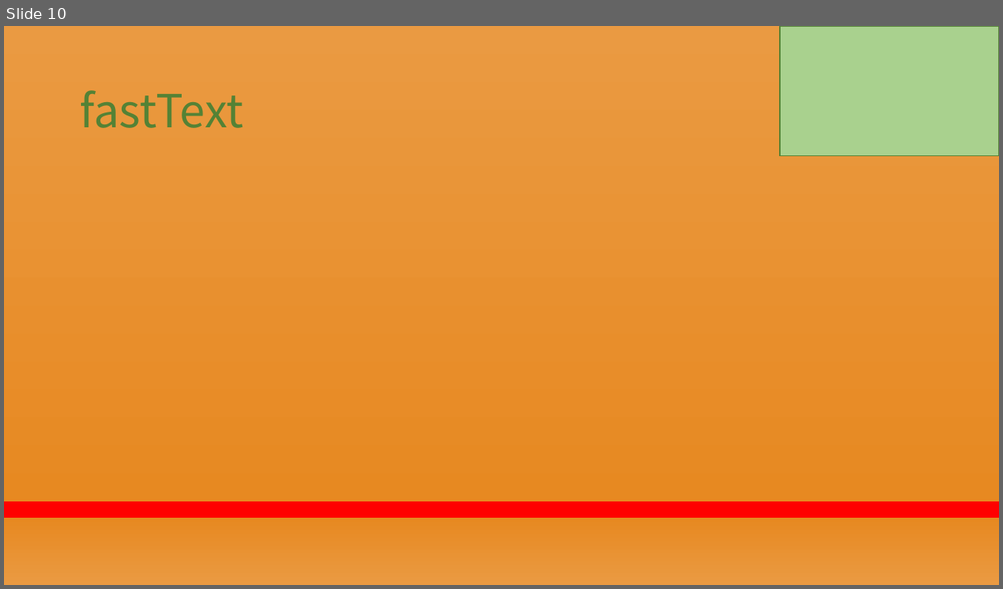
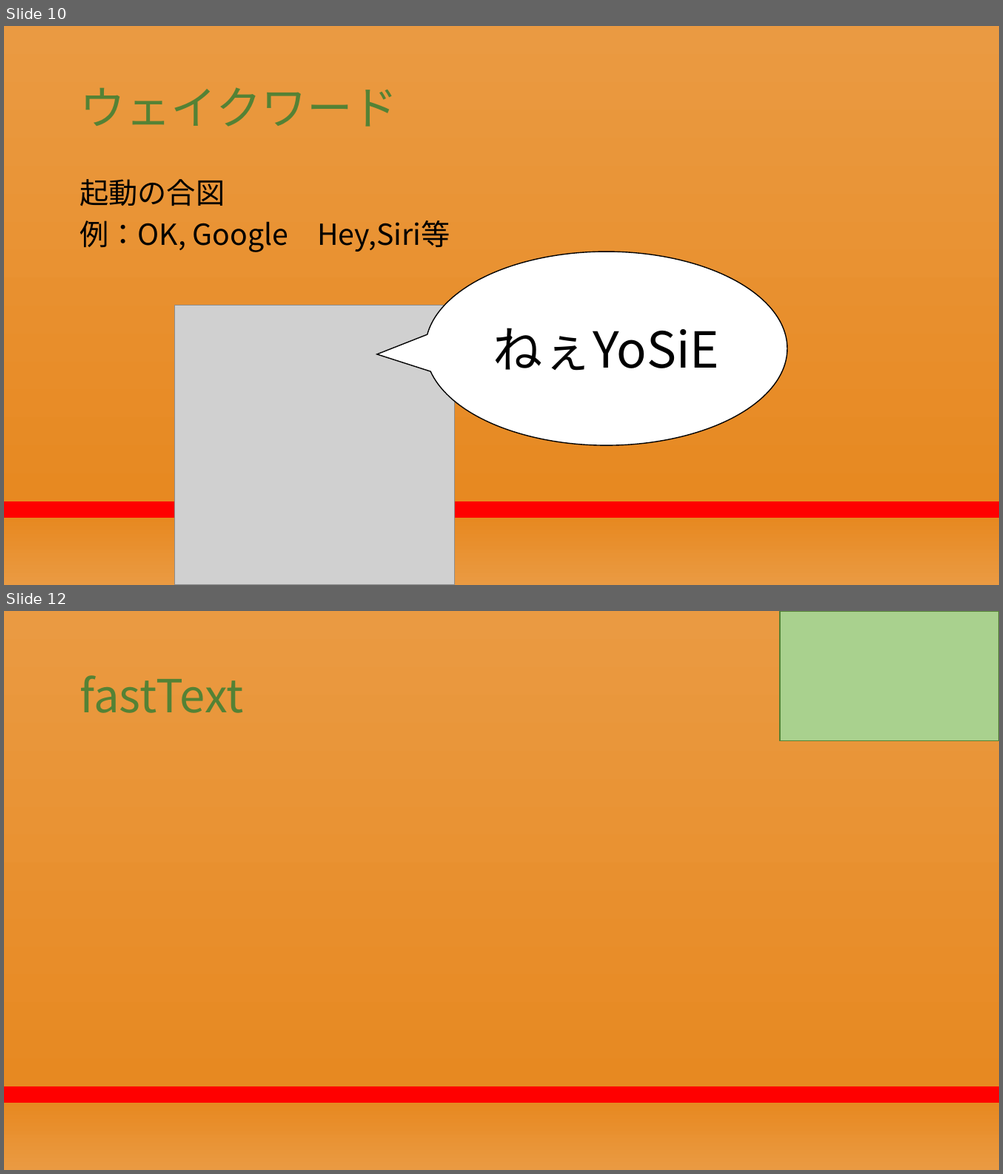
Before and after one commit to RikiishiSuzunosuke/AIspeaker_yosie, a slide deck: presentation/第二回プレゼン_アウトライン.pptx. Shown one above the other, each under a label of ours: slide 10 before the commit, slides 10 and 12 after it; the slides between them are not shown. The pictures are 1003x589 and 1003x1174 pixels, drawn with LibreOffice and Linux fonts; fonts in the diff are those of the drawing; grey boxes stand for pictures. Boxes give left, top, right and bottom in pixels: in the first picture for what was removed or moved away, otherwise in the second. Text is boxed around its words. In the diff, an @@ line names an element or a change of style, - is before the commit and + after.

```diff
--- a/presentation/第二回プレゼン_アウトライン.pptx
+++ b/presentation/第二回プレゼン_アウトライン.pptx
@@ slide 10 added at [4, 26, 999, 585], background gradient #EA9A42 to #E78921 to #FF0000 @@
@@ title added at [79, 87, 398, 127], 44 pt, text #548235 @@
+ウェイクワード
@@ text added at [79, 179, 449, 252], 28 pt, text #000000 @@
+起動の合図
+例：OK, Google Hey,Siri等
@@ speech bubble added at [426, 252, 788, 446], fill #FFFFFF, outline #000000 1 pt, 48 pt, text #000000 @@
+ねぇYoSiE
@@ picture added at [175, 306, 455, 585] @@
@@ what was slide 10 is now slide 12 @@
```
Also in this commit, not shown: 9 slides changed, 1 other slide added, 4 other files.
